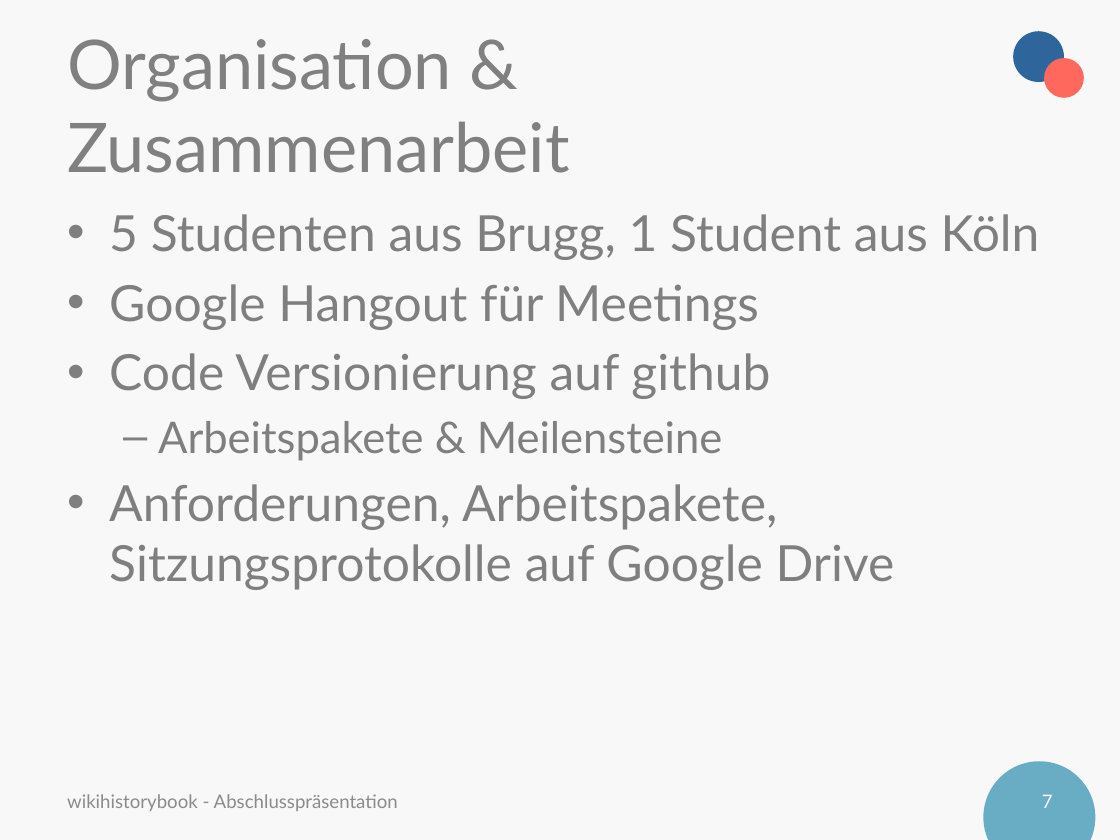
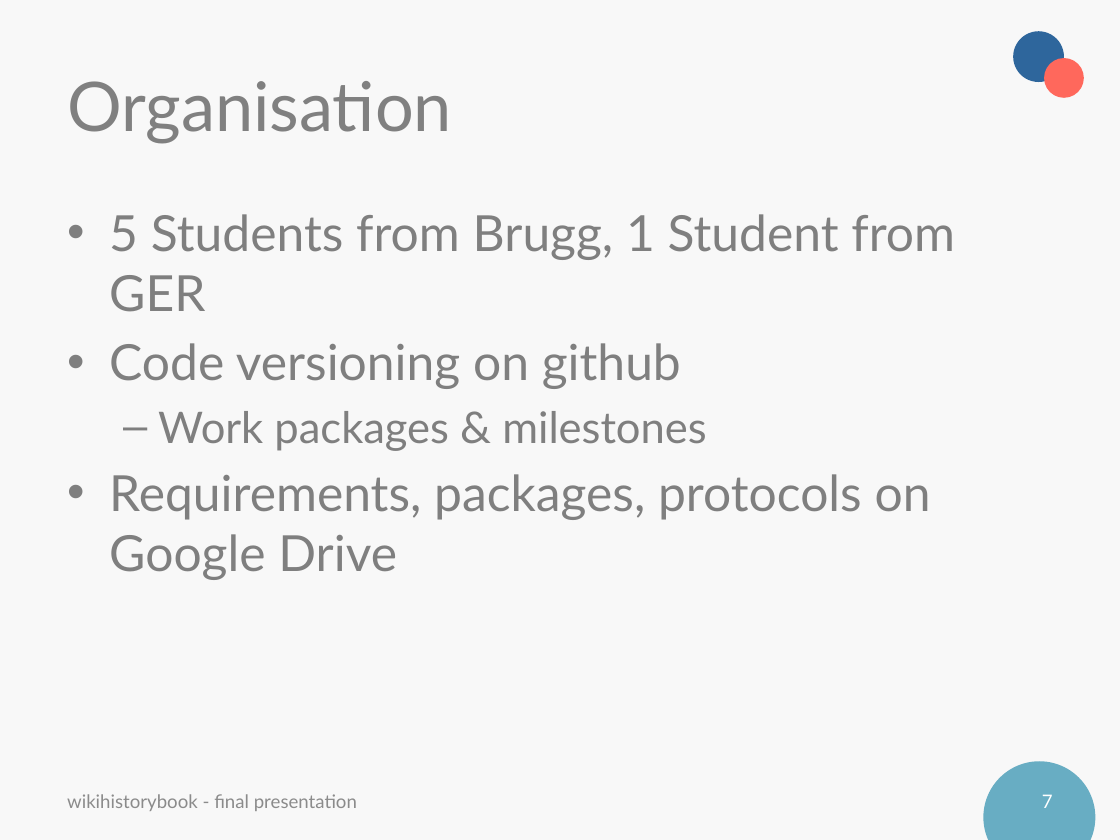
Before and after one commit to fluehmann/wikihistorybook, a slide deck: slide 7 of administration/Sprint presentations/Präsentation_Abschluss_wiki.pptx. Drawn at 1120x840 pixels with LibreOffice and Linux fonts; fonts in the diff are those of the drawing; background and template pictures are left out. Boxes give left, top, right and bottom in pixels: in the first picture for what was removed or moved away, otherwise in the second. Text is boxed around its words. In the diff, an @@ line names an element or a change of style, - is before the commit and + after.

```diff
--- a/administration/Sprint presentations/Präsentation_Abschluss_wiki.pptx
+++ b/administration/Sprint presentations/Präsentation_Abschluss_wiki.pptx
@@ title at (67,81,452,143): text changed @@
-Organisation & Zusammenarbeit
+Organisation
@@ text at (109,214,955,580): text changed @@
-• 5 Studenten aus Brugg, 1 Student aus Köln
-• Google Hangout für Meetings
-• Code Versionierung auf github
-  – Arbeitspakete & Meilensteine
-• Anforderungen, Arbeitspakete, Sitzungsprotokolle auf Google Drive
+• 5 Students from Brugg, 1 Student from GER
+• Code versioning on github
+  – Work packages & milestones
+• Requirements, packages, protocols on Google Drive
@@ text at (67,794,357,811): text changed @@
-wikihistorybook - Abschlusspräsentation
+wikihistorybook - final presentation
```
Also in this commit, not shown: 14 other slides changed.
